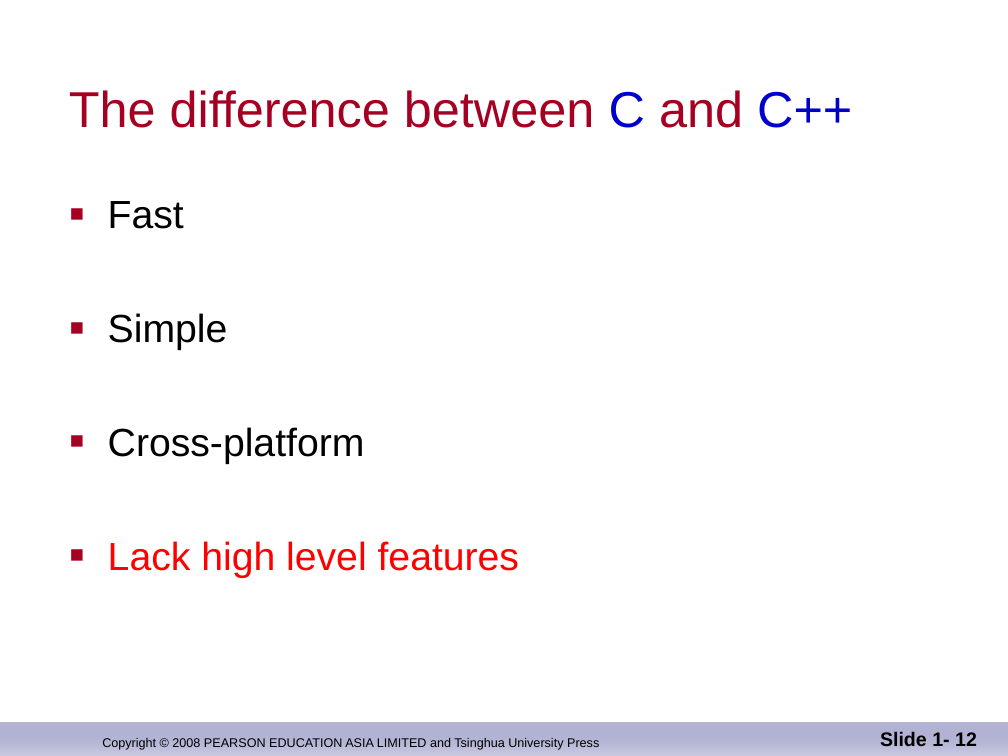
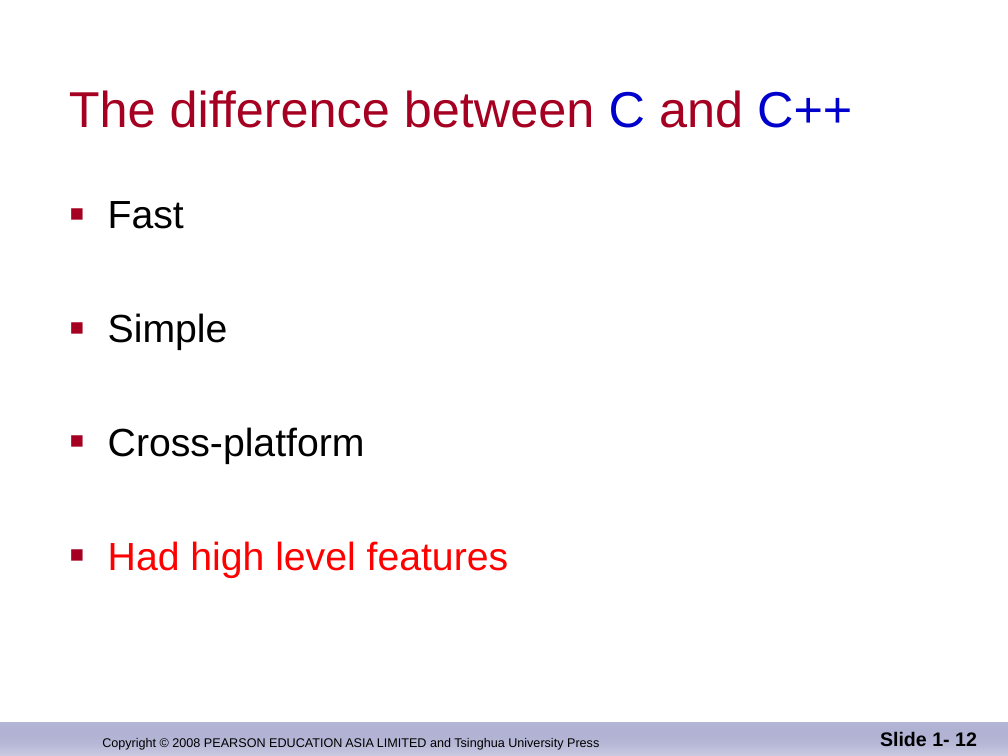
Before and after one commit to djuanbei/CPLUSPLUS, a slide deck: slide 12 of ppt/ch_01.ppt. Drawn at 1008x756 pixels with LibreOffice and Linux fonts; fonts in the diff are those of the drawing; background and template pictures are left out. Boxes give left, top, right and bottom in pixels: in the first picture for what was removed or moved away, otherwise in the second. Text is boxed around its words. In the diff, an @@ line names an element or a change of style, - is before the commit and + after.

```diff
--- a/ppt/ch_01.ppt
+++ b/ppt/ch_01.ppt
@@ text at [108, 541, 509, 578]: text changed @@
-■ Lack high level features
+■ Had high level features
```
Also in this commit, not shown: 1 other file.
